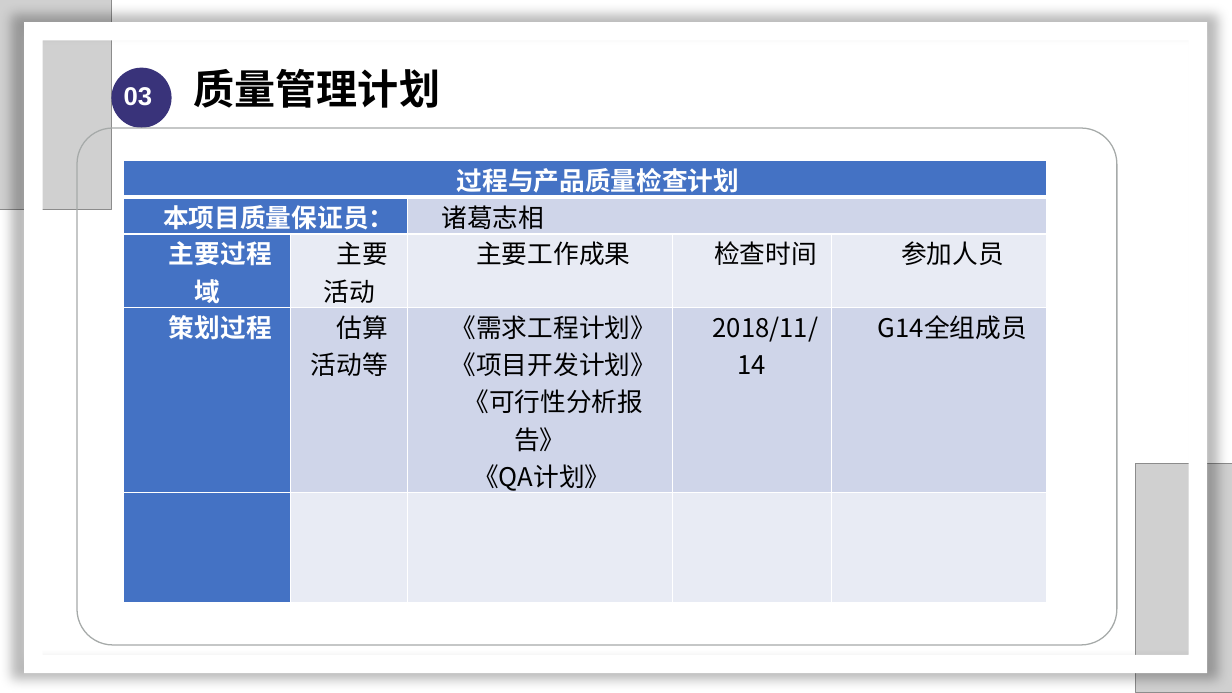
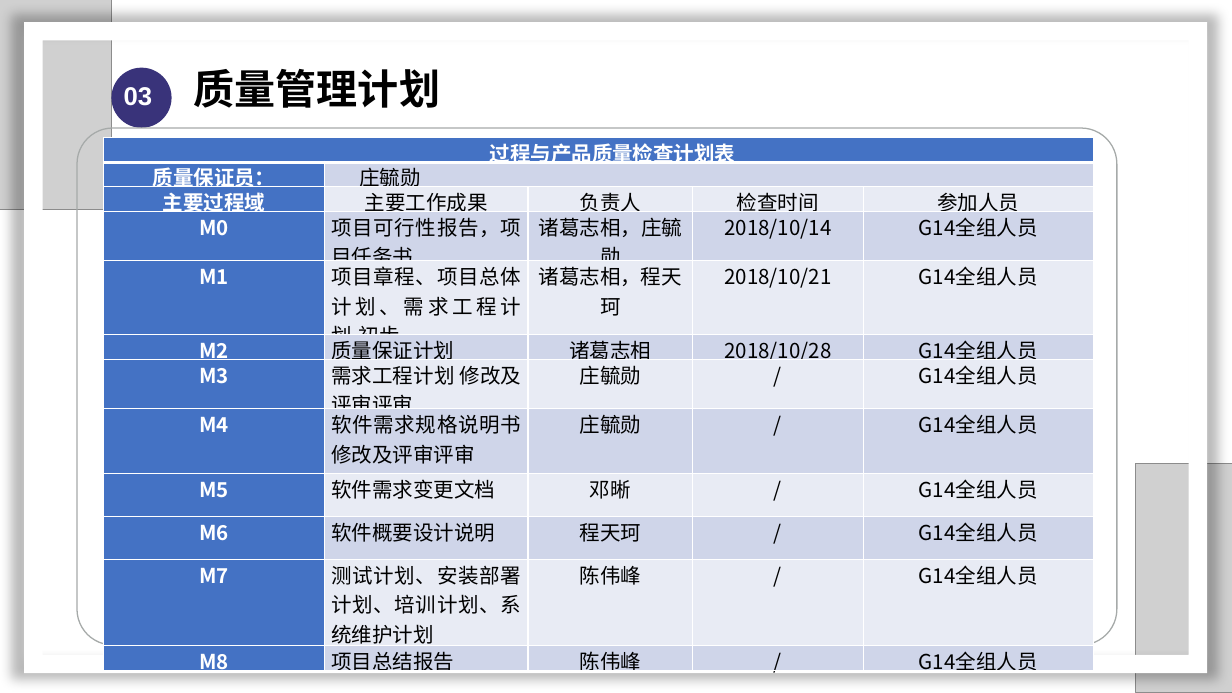
Before and after one commit to SarielX98/PRD2018G14, a slide deck: slide 46 of 受控文档/PPT/软件需求工程审核PPT.pptx (slide 40 before the commit). Drawn at 1232x693 pixels with LibreOffice and Linux fonts; fonts in the diff are those of the drawing; grey boxes stand for pictures; background and template pictures are left out. Boxes give left, top, right and bottom in pixels: in the first picture for what was removed or moved away, otherwise in the second. Text is boxed around its words. In the diff, an @@ line names an element or a change of style, - is before the commit and + after.

```diff
--- a/受控文档/PPT/软件需求工程审核PPT.pptx
+++ b/受控文档/PPT/软件需求工程审核PPT.pptx
@@ table at [104,138,1093,679] @@
-row 1: 过程与产品质量检查计划 |  |  |  | 
-row 2: 本项目质量保证员： |  | 诸葛志相 |  | 
-row 3: 主要过程域 | 主要活动 | 主要工作成果 | 检查时间 | 参加人员
-row 4: 策划过程 | 估算活动等 | 《需求工程计划》 / 《项目开发计划》 / 《可行性分析报告》 / 《QA计划》 / 《项目章程》 | 2018/11/14 | G14全组成员
-row 5:  |  |  |  | 
+row 1: 过程与产品质量检查计划表 |  |  |  | 
+row 2: 质量保证员： | 庄毓勋 |  |  | 
+row 3: 主要过程域 | 主要工作成果 | 负责人 | 检查时间 | 参加人员
+row 4: M0 | 项目可行性报告，项目任务书 | 诸葛志相，庄毓勋 | 2018/10/14 | G14全组人员
+row 5: M1 | 项目章程、项目总体计划、需求工程计划-初步 | 诸葛志相，程天珂 | 2018/10/21 | G14全组人员
+row 6: M2 | 质量保证计划 | 诸葛志相 | 2018/10/28 | G14全组人员
+row 7: M3 | 需求工程计划 修改及评审评审 | 庄毓勋 | / | G14全组人员
+row 8: M4 | 软件需求规格说明书 修改及评审评审 | 庄毓勋 | / | G14全组人员
+row 9: M5 | 软件需求变更文档 | 邓晰 | / | G14全组人员
+row 10: M6 | 软件概要设计说明 | 程天珂 | / | G14全组人员
+row 11: M7 | 测试计划、安装部署计划、培训计划、系统维护计划 | 陈伟峰 | / | G14全组人员
+row 12: M8 | 项目总结报告 | 陈伟峰 | / | G14全组人员
@@ table: place and size @@
-table at [123,161,1046,602]
+table at [104,138,1093,679]
```
Also in this commit, not shown: 19 other slides changed, 10 slides added, 1 slide removed, 1 other file.
